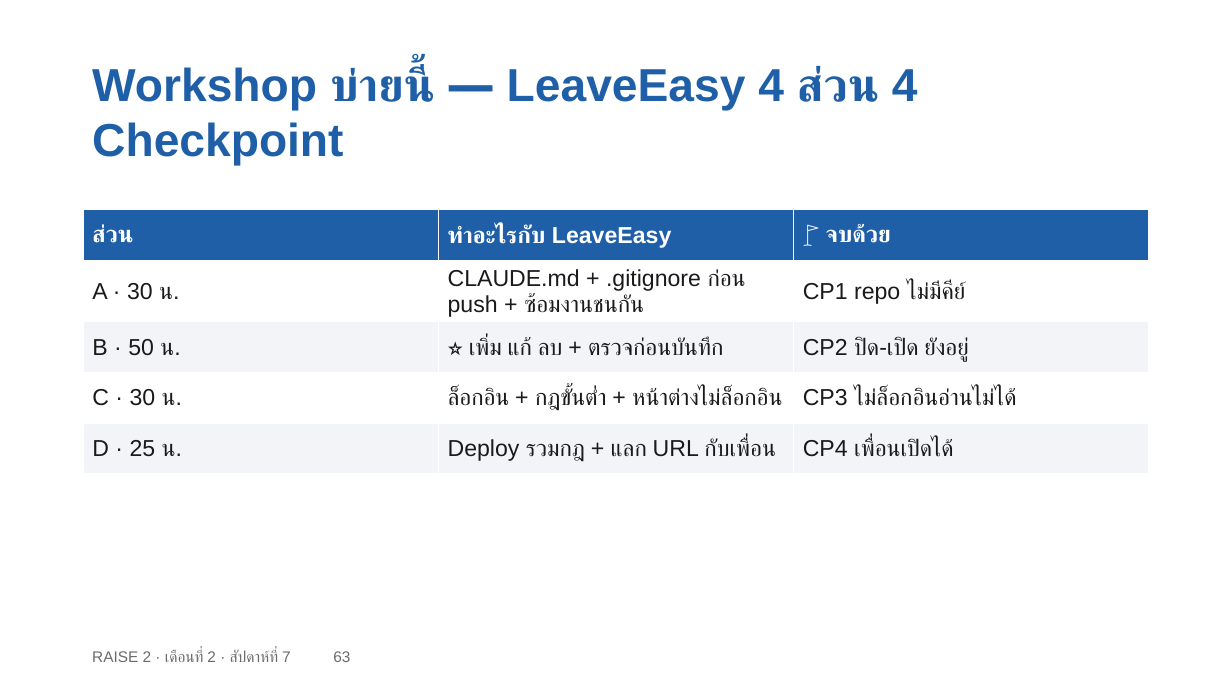
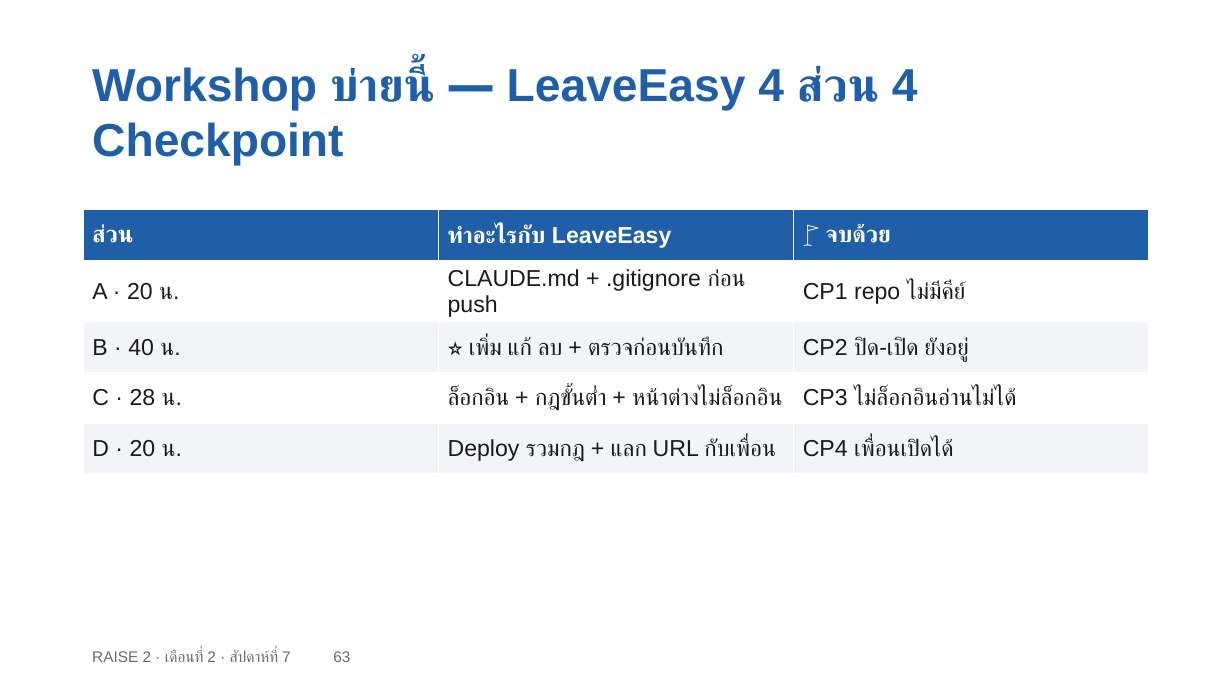
Before and after one commit to cnacha-mfu/raise2-module2, a slide deck: slide 63 of materials/week7/w7-slides.pptx. Drawn at 1232x693 pixels with LibreOffice and Linux fonts; fonts in the diff are those of the drawing. Boxes give left, top, right and bottom in pixels: in the first picture for what was removed or moved away, otherwise in the second. Text is boxed around its words. In the diff, an @@ line names an element or a change of style, - is before the commit and + after.

```diff
--- a/materials/week7/w7-slides.pptx
+++ b/materials/week7/w7-slides.pptx
@@ table at (x1=83, y1=210, x2=1148, y2=466) @@
-row 2, column 1: A · 30 น.
+row 2, column 1: A · 20 น.
-row 2, column 2: CLAUDE.md + .gitignore ก่อน push + ซ้อมงานชนกัน
+row 2, column 2: CLAUDE.md + .gitignore ก่อน push
-row 3, column 1: B · 50 น.
+row 3, column 1: B · 40 น.
-row 4, column 1: C · 30 น.
+row 4, column 1: C · 28 น.
-row 5, column 1: D · 25 น.
+row 5, column 1: D · 20 น.
```
Also in this commit, not shown: 19 other files.
